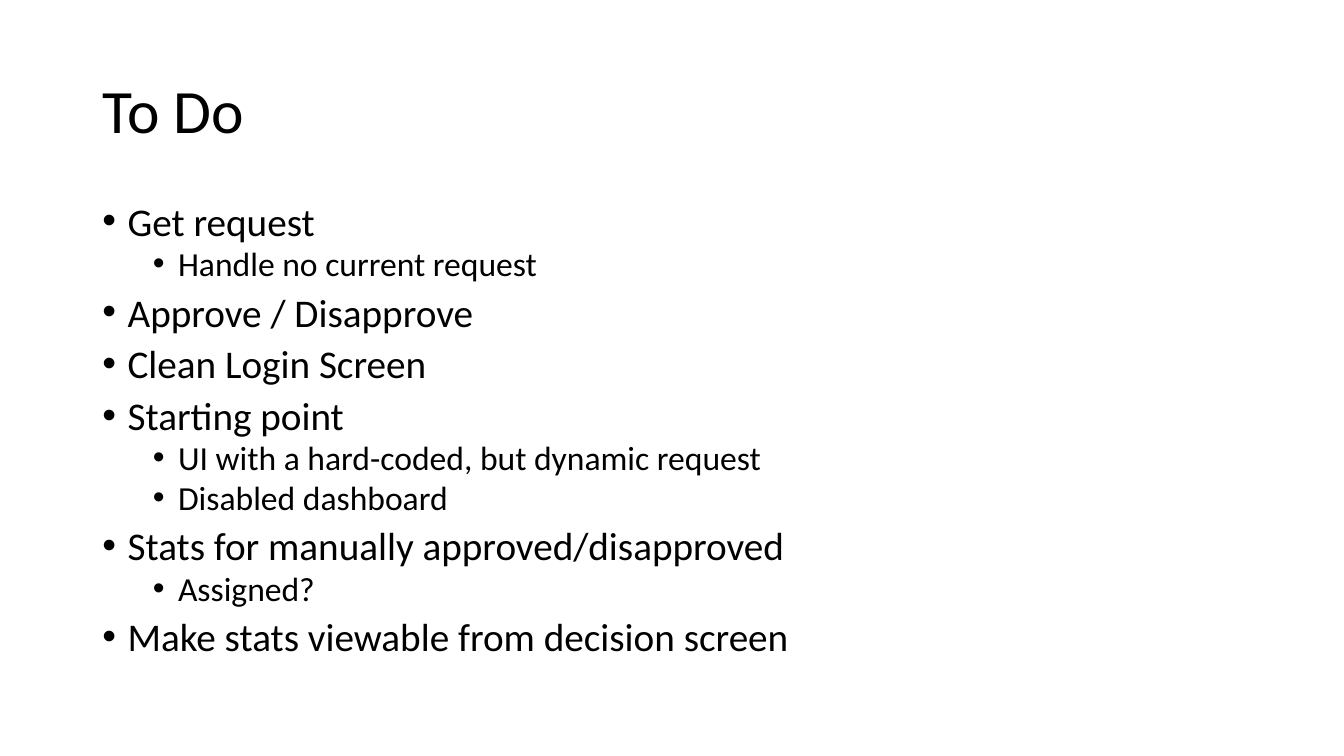
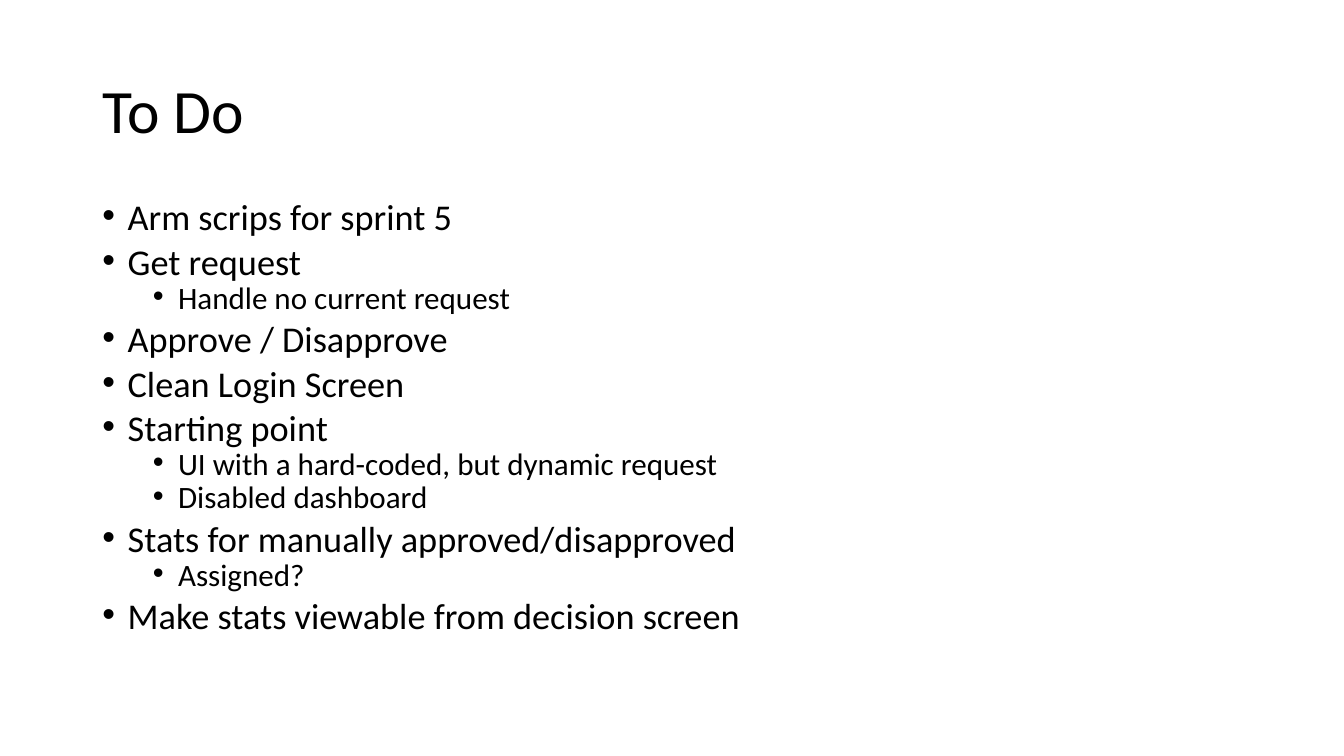
Before and after one commit to scottctr/EdaWorkshop, a slide deck: slide 2 of Sprint4/EdaWorkshop_Sprint4.pptx. Drawn at 1344x756 pixels with LibreOffice and Linux fonts; fonts in the diff are those of the drawing. Boxes give left, top, right and bottom in pixels: in the first picture for what was removed or moved away, otherwise in the second. Text is boxed around its words. In the diff, an @@ line names an element or a change of style, - is before the commit and + after.

Commit message:
More Sprint 1 and slide tweaks

```diff
--- a/Sprint4/EdaWorkshop_Sprint4.pptx
+++ b/Sprint4/EdaWorkshop_Sprint4.pptx
@@ text at [128,205,452,236]: paragraph added @@
+• Arm scrips for sprint 5
@@ text at [128,251,740,630]: size 28 to 25.9 pt in "Get request", "Approve / Disapprove", "Clean Login Screen", "Starting point" and 2 more places; size 24 to 22.2 pt in "Handle no current request", "UI with a hard-coded, but dynamic request", "Disabled dashboard", "Assigned?"; line spacing 0.8 to 0.7 @@
```
Also in this commit, not shown: 6 other files.
